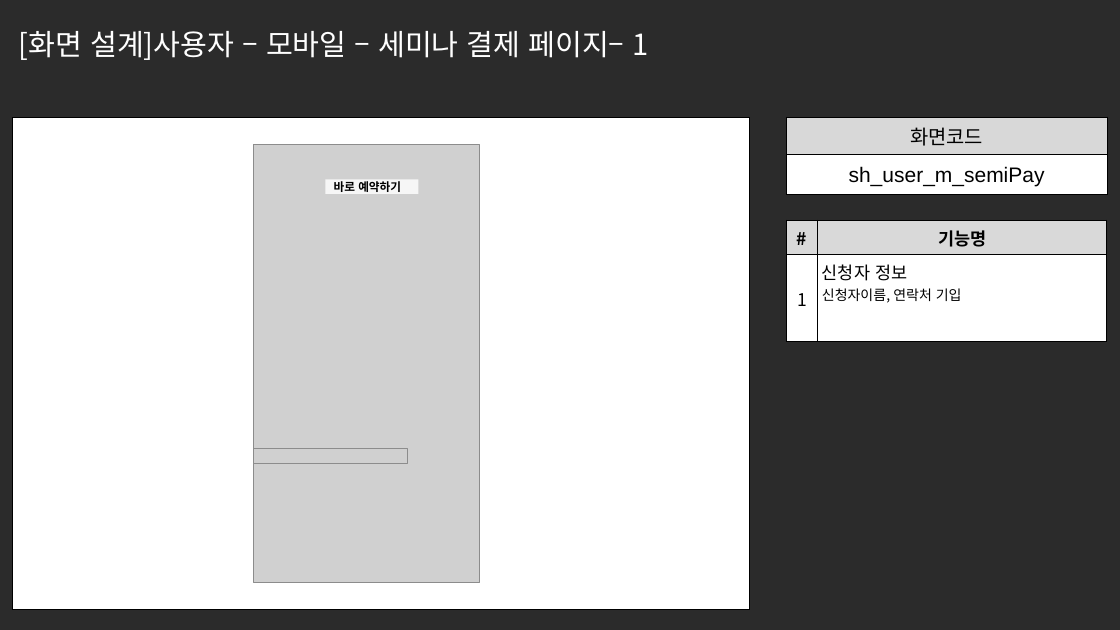
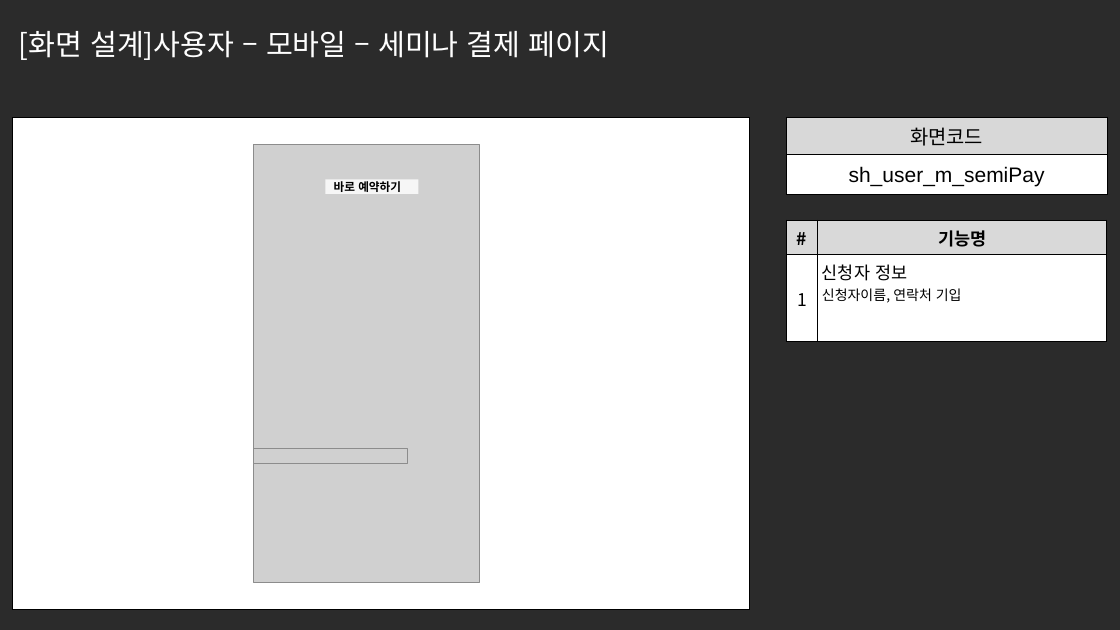
Before and after one commit to ezenteam2/e-Zone, a slide deck: slide 17 of 0 발표용 파워포인트/0424 4차발표/0424 project05 - 파워포인트 - 서희.pptx (slide 19 before the commit). Drawn at 1120x630 pixels with LibreOffice and Linux fonts; fonts in the diff are those of the drawing; grey boxes stand for pictures; background and template pictures are left out; a plain dark background stands for a picture behind light text. Boxes give left, top, right and bottom in pixels: in the first picture for what was removed or moved away, otherwise in the second. Text is boxed around its words. In the diff, an @@ line names an element or a change of style, - is before the commit and + after.

```diff
--- a/0 발표용 파워포인트/0424 4차발표/0424 project05 - 파워포인트 - 서희.pptx
+++ b/0 발표용 파워포인트/0424 4차발표/0424 project05 - 파워포인트 - 서희.pptx
@@ text at <box>19,31,609,60</box>: text changed @@
-[화면 설계]사용자 – 모바일 – 세미나 결제 페이지– 1
+[화면 설계]사용자 – 모바일 – 세미나 결제 페이지
```
Also in this commit, not shown: 2 other slides changed, 4 slides removed.
